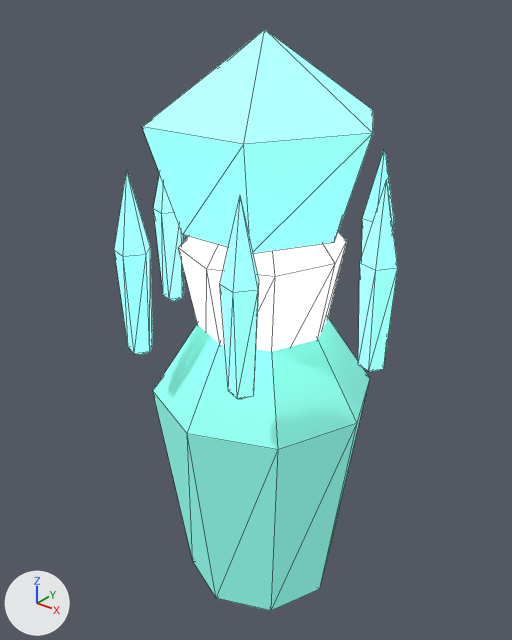
An edit to the glTF model assets/models/glb/deep-fracture-creature-FacetSentry-spirit.glb, drawn before and after from the same camera.
Before and after are seen from a camera (50 mm lens) standing at (1.51, -1.94, 2.66) and looking at (-0.05, 0.02, 1.45). Every picture has the same lights, and +X, +Y and +Z are marked at lower left. The picture after the commit comes second. Mesh edges are drawn as thin lines.

In view in the first picture: 'control-core', 'pedestal', 'prong0', 'prong1', 'prong2', 'prong3', 'prong5', 'sensor'.
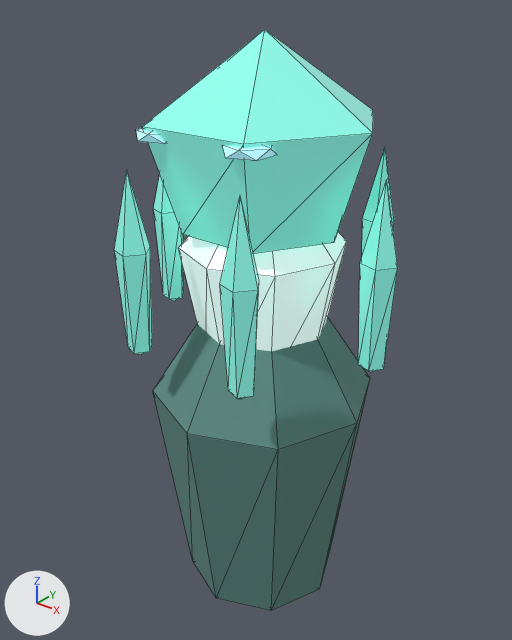
Boxes [x1, y1, x2, y2] around the edits, measured in the pictures (512 x 640 px):
'pedestal', recoloured, surface changed (darker): [153, 318, 370, 611] in both
'sensor', recoloured: [142, 29, 373, 254] in both
'control-core', recoloured: [179, 232, 347, 351] in both
'prong1', recoloured (darker): [220, 195, 259, 399] in both
'prong0', recoloured (darker): [358, 180, 398, 372] in both
'prong2', recoloured (darker): [114, 170, 152, 355] in both
'prong3', recoloured (darker): [153, 174, 184, 301] in both
'prong5', recoloured (darker): [362, 148, 394, 255] in both
'inset-eye-1', added (cyan): after [223, 146, 275, 161]
'inset-eye--1', added: after [136, 128, 165, 144]

What changed in the scene script:
```text
Change mat_export_source:
    mat_export_source.emission_color: (0.797, 1.0, 0.957) -> (0.305, 0.383, 0.366)  # pale green #e7fffa -> grey #96a6a3
Change mat_export_source_001:
    mat_export_source_001.base_color: (0.26, 0.92, 0.78) -> (0.115, 0.267, 0.234)  # cyan #8bf6e5 -> cyan #5f8d85
    remove mat_export_source_001.emission_color = (0.065, 0.23, 0.195)  # cyan #48847a
    remove mat_export_source_001.emission_strength = 1.0
Change mat_export_source_002:
    mat_export_source_002.emission_color: (0.208, 0.736, 0.624) -> (0.0582, 0.206, 0.175)  # cyan #7edfcf -> cyan #447d74
Add mat_inset_elemental_eyes:
    mat_inset_elemental_eyes = principled_material('inset-elemental-eyes')
    mat_inset_elemental_eyes.base_color = (0.5, 0.85, 0.9)  # cyan #bcedf3
    mat_inset_elemental_eyes.emission_color = (0.113, 0.292, 0.36)  # cyan #5e93a2
    mat_inset_elemental_eyes.emission_strength = 1.0
Add me_icosphere_001:
    me_icosphere_001.from_pydata(...)  # an icosphere of 20 faces spanning x -0.079..0.079, y -0.08..0.08, z -0.031..0.031
    me_icosphere_001.materials.append(mat_inset_elemental_eyes)  # cyan #bcedf3, glowing cyan #5e93a2
Add ob_inset_eye_1:
    ob_inset_eye_1 = bpy.data.objects.new('inset-eye-1', me_icosphere_001)
    ob_inset_eye_1.location = (0.185, -0.306, 2.196)
Add ob_inset_eye__1:
    ob_inset_eye__1 = bpy.data.objects.new('inset-eye--1', me_icosphere_001.copy())
    ob_inset_eye__1.location = (-0.185, -0.306, 2.196)
```
